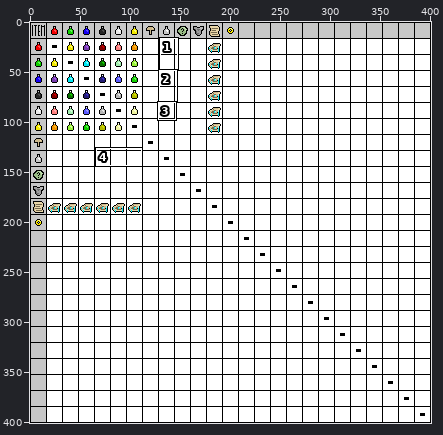
File history of a sprite sheet, Recipes.png. The picture above shows the old version from afar; the outline marks the close-up.
Close-up. Before:
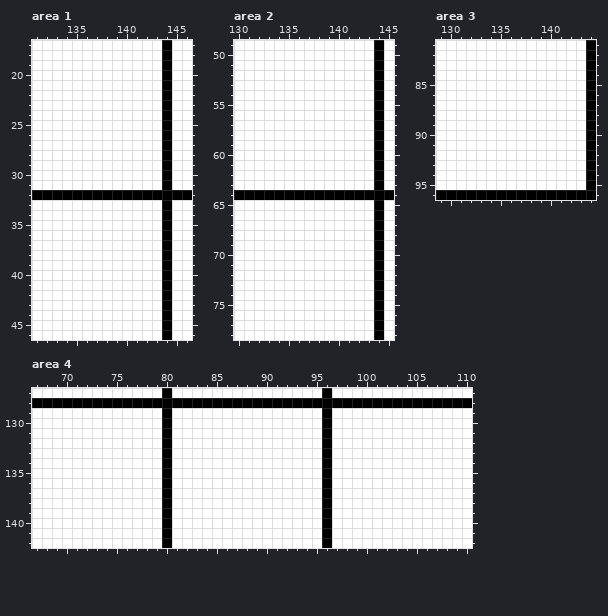
The file is 401x401 pixels. Shown: area 1: x 131..146, y 17..46; area 2: x 130..145, y 49..78; area 3: x 129..144, y 81..96; area 4: x 67..110, y 127..142. The commit also changed other parts of the picture, which this record leaves out.
After:
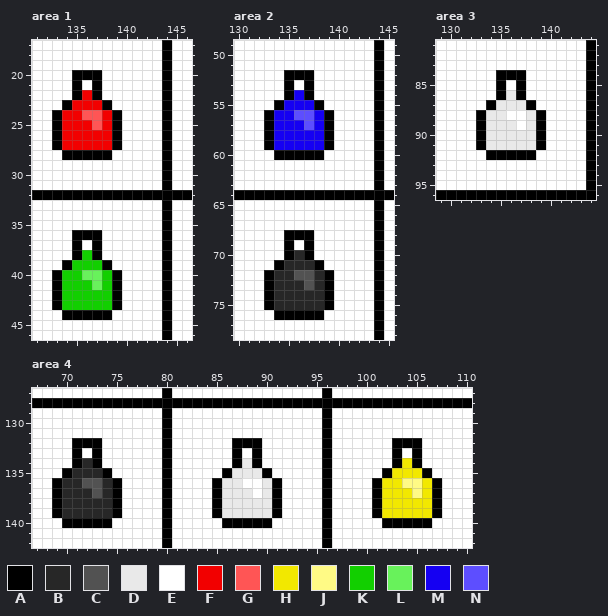
Palette (. is transparent): A #000000  B #272727  C #525252  D #e9e9e9  E #ffffff  F #f20000  G #ff5555  H #f2e800  J #fffa85  K #12cf00  L #68f25b  M #1500f2  N #5d4eff
Edits made:
Area 1:
y 20: x 135..137 EEE -> AAA
y 21: x 135 E -> A; x 137 E -> A
y 22: x 135..137 EEE -> AFA
y 23: x 134..138 EEEEE -> AFFFA
y 24: x 133..139 EEEEEEE -> AFFGGFA
y 25: x 133..139 EEEEEEE -> AFFFGFA
y 26..27: x 133..139 EEEEEEE -> AFFFFFA
y 28: x 134..138 EEEEE -> AAAAA
y 36: x 135..137 EEE -> AAA
y 37: x 135 E -> A; x 137 E -> A
y 38: x 135..137 EEE -> AKA
y 39: x 134..138 EEEEE -> AKKKA
y 40: x 133..139 EEEEEEE -> AKKLLKA
y 41: x 133..139 EEEEEEE -> AKKKLKA
y 42..43: x 133..139 EEEEEEE -> AKKKKKA
y 44: x 134..138 EEEEE -> AAAAA
Area 2:
y 52: x 135..137 EEE -> AAA
y 53: x 135 E -> A; x 137 E -> A
y 54: x 135..137 EEE -> AMA
y 55: x 134..138 EEEEE -> AMMMA
y 56: x 133..139 EEEEEEE -> AMMNNMA
y 57: x 133..139 EEEEEEE -> AMMMNMA
y 58..59: x 133..139 EEEEEEE -> AMMMMMA
y 60: x 134..138 EEEEE -> AAAAA
y 68: x 135..137 EEE -> AAA
y 69: x 135 E -> A; x 137 E -> A
y 70: x 135..137 EEE -> ABA
y 71: x 134..138 EEEEE -> ABBBA
y 72: x 133..139 EEEEEEE -> ABBCCBA
y 73: x 133..139 EEEEEEE -> ABBBCBA
y 74..75: x 133..139 EEEEEEE -> ABBBBBA
y 76: x 134..138 EEEEE -> AAAAA
Area 3:
y 84: x 135..137 EEE -> AAA
y 85: x 135 E -> A; x 137 E -> A
y 86: x 135..137 EEE -> ADA
y 87: x 134..138 EEEEE -> ADDDA
y 88: x 133..135 EEE -> ADD; x 138..139 EE -> DA
y 89: x 133..136 EEEE -> ADDD; x 138..139 EE -> DA
y 90..91: x 133..139 EEEEEEE -> ADDDDDA
y 92: x 134..138 EEEEE -> AAAAA
Area 4:
y 132: x 71..73 EEE -> AAA; x 87..89 EEE -> AAA; x 103..105 EEE -> AAA
y 133: x 71 E -> A; x 73 E -> A; x 87 E -> A; x 89 E -> A; x 103 E -> A; x 105 E -> A
y 134: x 71..73 EEE -> ABA; x 87..89 EEE -> ADA; x 103..105 EEE -> AHA
y 135: x 70..74 EEEEE -> ABBBA; x 86..90 EEEEE -> ADDDA; x 102..106 EEEEE -> AHHHA
y 136: x 69..75 EEEEEEE -> ABBCCBA; x 85..87 EEE -> ADD; x 90..91 EE -> DA; x 101..107 EEEEEEE -> AHHJJHA
y 137: x 69..75 EEEEEEE -> ABBBCBA; x 85..88 EEEE -> ADDD; x 90..91 EE -> DA; x 101..107 EEEEEEE -> AHHHJHA
y 138..139: x 69..75 EEEEEEE -> ABBBBBA; x 85..91 EEEEEEE -> ADDDDDA; x 101..107 EEEEEEE -> AHHHHHA
y 140: x 70..74 EEEEE -> AAAAA; x 86..90 EEEEE -> AAAAA; x 102..106 EEEEE -> AAAAA
